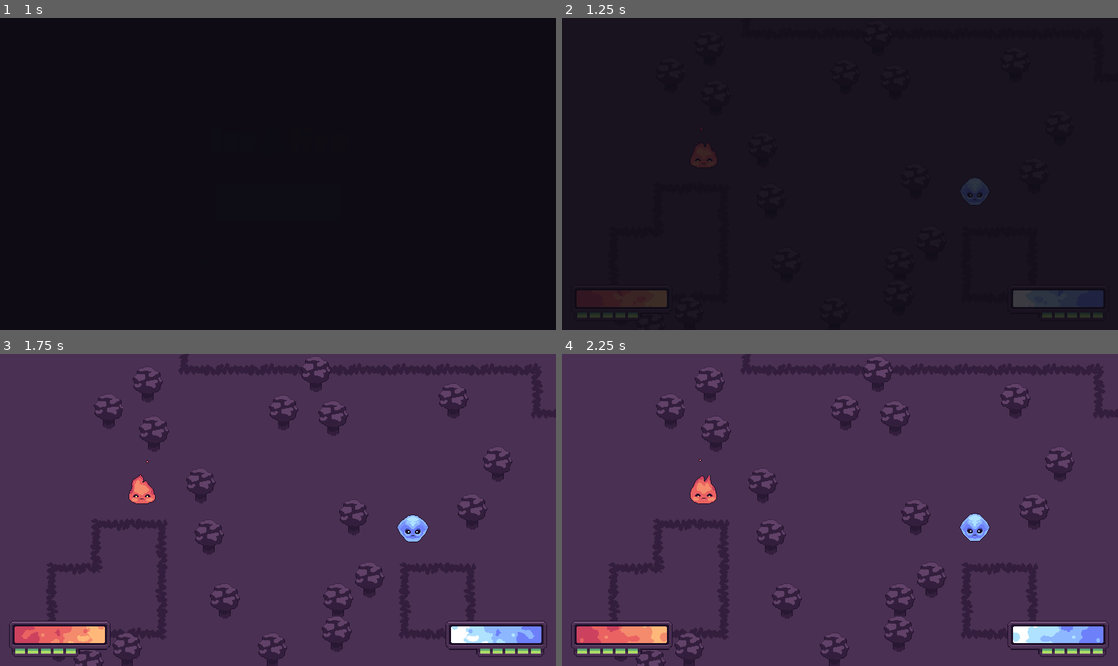
Above: before the commit, frames 1-4 (two rows, left to right).
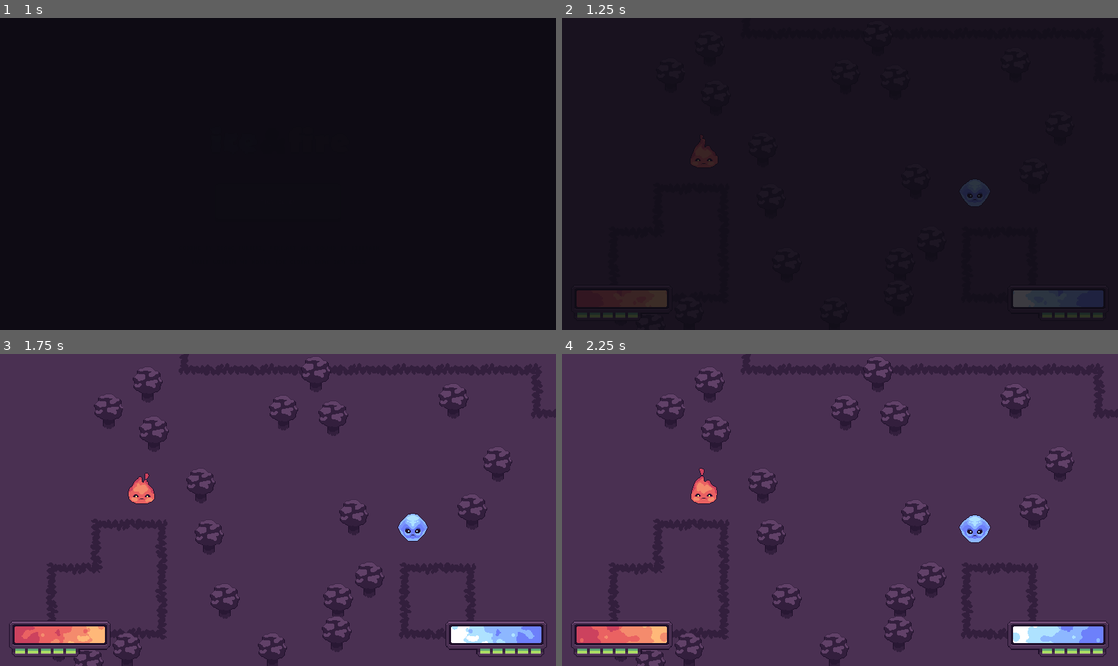
Above: after the commit, the same moments.

Repository: bitbrain/ggj-2022
Game: Godot game, scene res://MainMenu.tscn
Two runs of this game, one before a commit and one after it. Both use one fixed random seed, a clock stepped at 60 frames per second and the inputs below.
Inputs (mouse positions are in pixels of both pictures, inside the frame that each line leads up to):
- Up to frame 1 (1 s): click "Play game!" at 0.5 s
- Up to frame 2 (1.25 s): no input
- Up to frame 3 (1.75 s): move the mouse to (400, 494) at 1.27 s
- Up to frame 4 (2.25 s): move the mouse to (728, 525) at 2.02 s

Frame 1 is identical in both runs. In frame 2, less than 0.1% of the frame differs, in the area x 24-77%, y 34-61%; in frame 3, 0.2%, in the area x 23-78%, y 34-61%; in frame 4, 0.2%.

Commit message:
add damage effect

Diff:
--- a/godot/character/Character.gd
+++ b/godot/character/Character.gd
@@ -26,6 +26,7 @@
 onready var FrostSprite = $FrostSprite
 onready var ChargerTimer = $Timer
 onready var dash_sound = $DashSound
+onready var animation_player = $AnimationPlayer
 
 var velocity = Vector2.ZERO
 var input_vector = Vector2.ZERO
@@ -35,6 +36,8 @@
 var death = false
 
 func _ready():
+	FireSprite.material = FireSprite.material.duplicate()
+	FrostSprite.material = FrostSprite.material.duplicate()
 	if PLAYER_TYPE == PlayerType.FIRE:
 		FireSprite.visible = true
 		FrostSprite.visible = false
@@ -90,7 +93,7 @@
 
 func take_damage(damage):
 	self.health = self.health - damage
-	#print("Ouch..."+str(health))
+	animation_player.play("damage")
 
 func _on_Area2D_body_entered(body):
 	var other_character = body as Character
--- a/godot/character/Character.tscn
+++ b/godot/character/Character.tscn
@@ -1,16 +1,18 @@
-[gd_scene load_steps=29 format=2]
+[gd_scene load_steps=32 format=2]
 
 [ext_resource path="res://character/Character.gd" type="Script" id=1]
 [ext_resource path="res://character/frost.png" type="Texture" id=2]
 [ext_resource path="res://character/fire.png" type="Texture" id=3]
 [ext_resource path="res://character/dash.ogg" type="AudioStream" id=4]
+[ext_resource path="res://shader/damage.gdshader" type="Shader" id=5]
 
 [sub_resource type="CapsuleShape2D" id=1]
 radius = 4.0
 height = 4.0
 
-[sub_resource type="CanvasItemMaterial" id=23]
-light_mode = 1
+[sub_resource type="ShaderMaterial" id=31]
+shader = ExtResource( 5 )
+shader_param/enabled = false
 
 [sub_resource type="AtlasTexture" id=2]
 atlas = ExtResource( 2 )
@@ -56,8 +58,9 @@
 "speed": 10.0
 } ]
 
-[sub_resource type="CanvasItemMaterial" id=22]
-light_mode = 1
+[sub_resource type="ShaderMaterial" id=30]
+shader = ExtResource( 5 )
+shader_param/enabled = false
 
 [sub_resource type="AtlasTexture" id=12]
 atlas = ExtResource( 3 )
@@ -106,6 +109,61 @@
 [sub_resource type="CircleShape2D" id=24]
 radius = 36.0139
 
+[sub_resource type="Animation" id=29]
+length = 0.001
+tracks/0/type = "value"
+tracks/0/path = NodePath("FireSprite:material:shader_param/enabled")
+tracks/0/interp = 1
+tracks/0/loop_wrap = true
+tracks/0/imported = false
+tracks/0/enabled = true
+tracks/0/keys = {
+"times": PoolRealArray( 0 ),
+"transitions": PoolRealArray( 1 ),
+"update": 0,
+"values": [ false ]
+}
+tracks/1/type = "value"
+tracks/1/path = NodePath("FrostSprite:material:shader_param/enabled")
+tracks/1/interp = 1
+tracks/1/loop_wrap = true
+tracks/1/imported = false
+tracks/1/enabled = true
+tracks/1/keys = {
+"times": PoolRealArray( 0 ),
+"transitions": PoolRealArray( 1 ),
+"update": 0,
+"values": [ false ]
+}
+
+[sub_resource type="Animation" id=28]
+resource_name = "damage"
+length = 0.5
+tracks/0/type = "value"
+tracks/0/path = NodePath("FireSprite:material:shader_param/enabled")
+tracks/0/interp = 1
+tracks/0/loop_wrap = true
+tracks/0/imported = false
+tracks/0/enabled = true
+tracks/0/keys = {
+"times": PoolRealArray( 0, 0.1, 0.2, 0.3, 0.4, 0.5 ),
+"transitions": PoolRealArray( 1, 1, 1, 1, 1, 1 ),
+"update": 1,
+"values": [ true, false, true, false, true, false ]
+}
+tracks/1/type = "value"
+tracks/1/path = NodePath("FrostSprite:material:shader_param/enabled")
+tracks/1/interp = 1
+tracks/1/loop_wrap = true
+tracks/1/imported = false
+tracks/1/enabled = true
+tracks/1/keys = {
+"times": PoolRealArray( 0, 0.1, 0.2, 0.3, 0.4, 0.5 ),
+"transitions": PoolRealArray( 1, 1, 1, 1, 1, 1 ),
+"update": 1,
+"values": [ true, false, true, false, true, false ]
+}
+
 [node name="Character" type="KinematicBody2D"]
 collision_layer = 6
 script = ExtResource( 1 )
@@ -118,15 +176,15 @@
 
 [node name="FrostSprite" type="AnimatedSprite" parent="."]
 visible = false
-material = SubResource( 23 )
+material = SubResource( 31 )
 frames = SubResource( 11 )
-frame = 6
+frame = 3
 playing = true
 
 [node name="FireSprite" type="AnimatedSprite" parent="."]
-material = SubResource( 22 )
+material = SubResource( 30 )
 frames = SubResource( 21 )
-frame = 4
+frame = 1
 playing = true
 
 [node name="Timer" type="Timer" parent="."]
@@ -151,6 +209,10 @@
 attenuation = 1.31951
 bus = "Environment"
 
+[node name="AnimationPlayer" type="AnimationPlayer" parent="."]
+anims/RESET = SubResource( 29 )
+anims/damage = SubResource( 28 )
+
 [connection signal="timeout" from="Timer" to="." method="_on_ChargeTimer_timeout"]
 [connection signal="timeout" from="EnergyTimer" to="." method="_on_EnergyTimer_timeout"]
 [connection signal="body_entered" from="Area2D" to="." method="_on_Area2D_body_entered"]
--- /dev/null
+++ b/godot/shader/damage.gdshader
@@ -0,0 +1,12 @@
+shader_type canvas_item;
+
+uniform bool enabled = false;
+
+void fragment() {
+	vec4 texColor = texture(TEXTURE, UV);
+	if (enabled) {
+		COLOR = vec4(1.0, 1.0, 1.0, texColor.a);
+	} else {
+		COLOR = texColor;
+	}
+}
